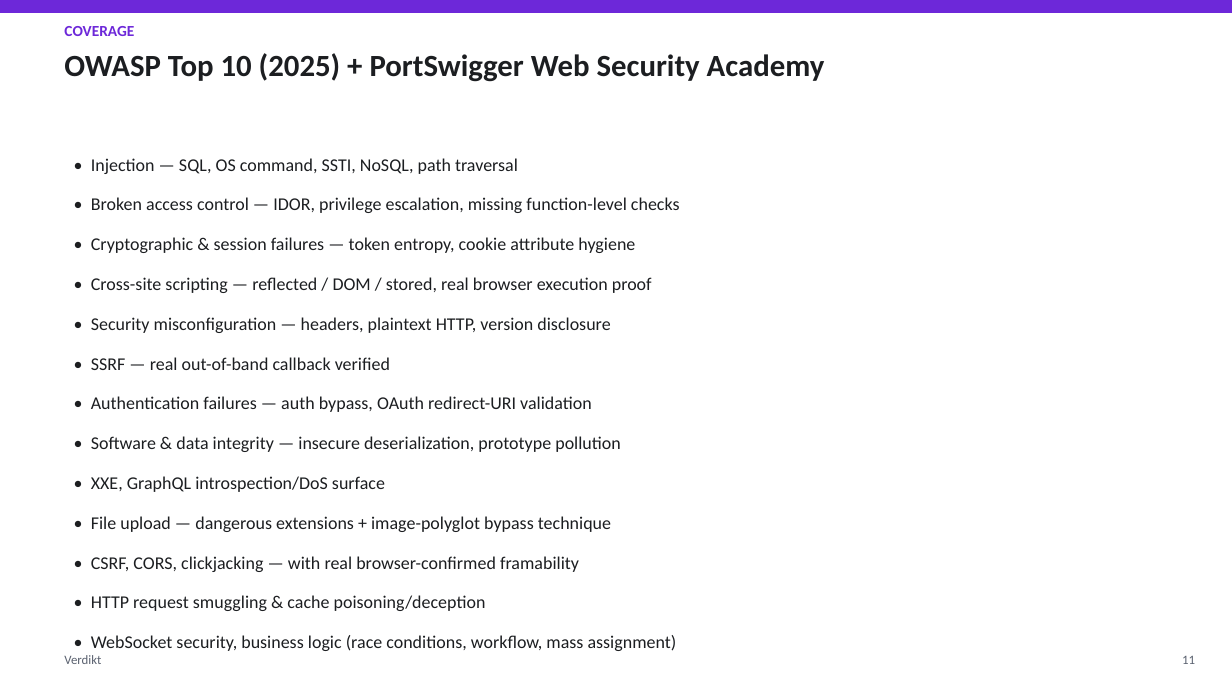
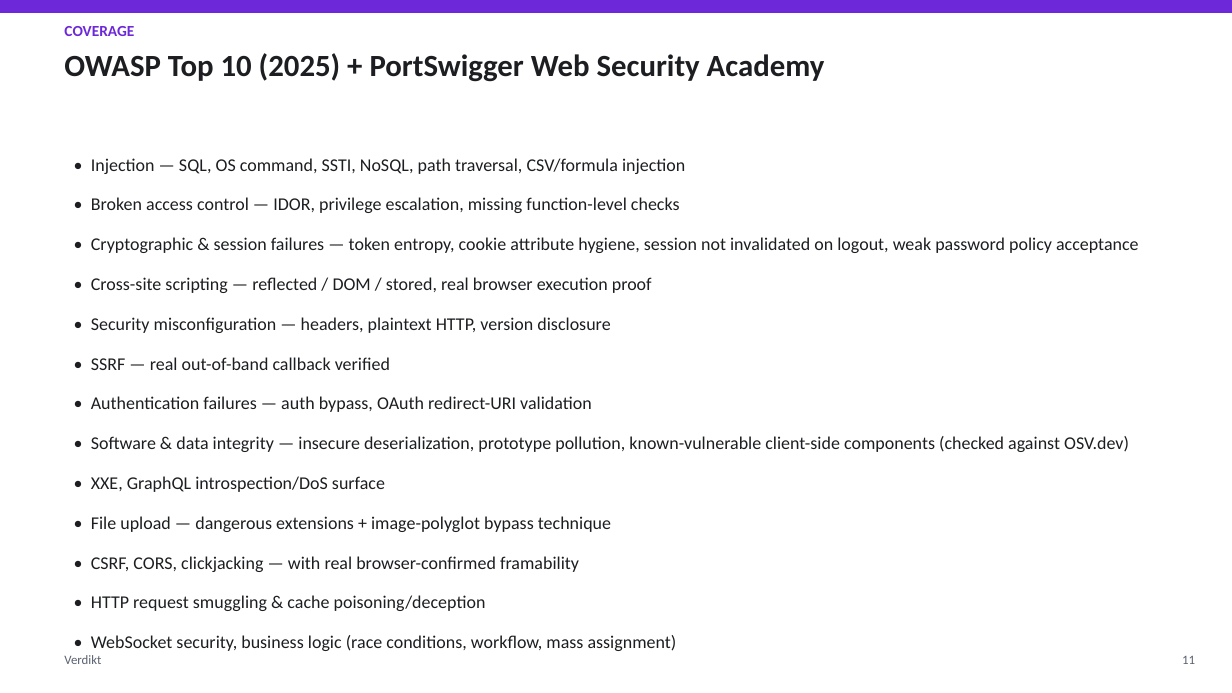
Before and after one commit to mudigondabhanu85/verdikt, a slide deck: slide 11 of docs/architecture-overview/Verdikt_Presentation.pptx. Drawn at 1232x693 pixels with LibreOffice and Linux fonts; fonts in the diff are those of the drawing. Boxes give left, top, right and bottom in pixels: in the first picture for what was removed or moved away, otherwise in the second. Text is boxed around its words. In the diff, an @@ line names an element or a change of style, - is before the commit and + after.

```diff
--- a/docs/architecture-overview/Verdikt_Presentation.pptx
+++ b/docs/architecture-overview/Verdikt_Presentation.pptx
@@ text at box(91, 158, 685, 174): text changed @@
-• Injection — SQL, OS command, SSTI, NoSQL, path traversal
+• Injection — SQL, OS command, SSTI, NoSQL, path traversal, CSV/formula injection
@@ text at box(91, 237, 1139, 253): text changed @@
-• Cryptographic & session failures — token entropy, cookie attribute hygiene
+• Cryptographic & session failures — token entropy, cookie attribute hygiene, session not invalidated on logout, weak password policy acceptance
@@ text at box(91, 436, 1129, 452): text changed @@
-• Software & data integrity — insecure deserialization, prototype pollution
+• Software & data integrity — insecure deserialization, prototype pollution, known-vulnerable client-side components (checked against OSV.dev)
```
Also in this commit, not shown: 11 other slides changed, 13 other files.
